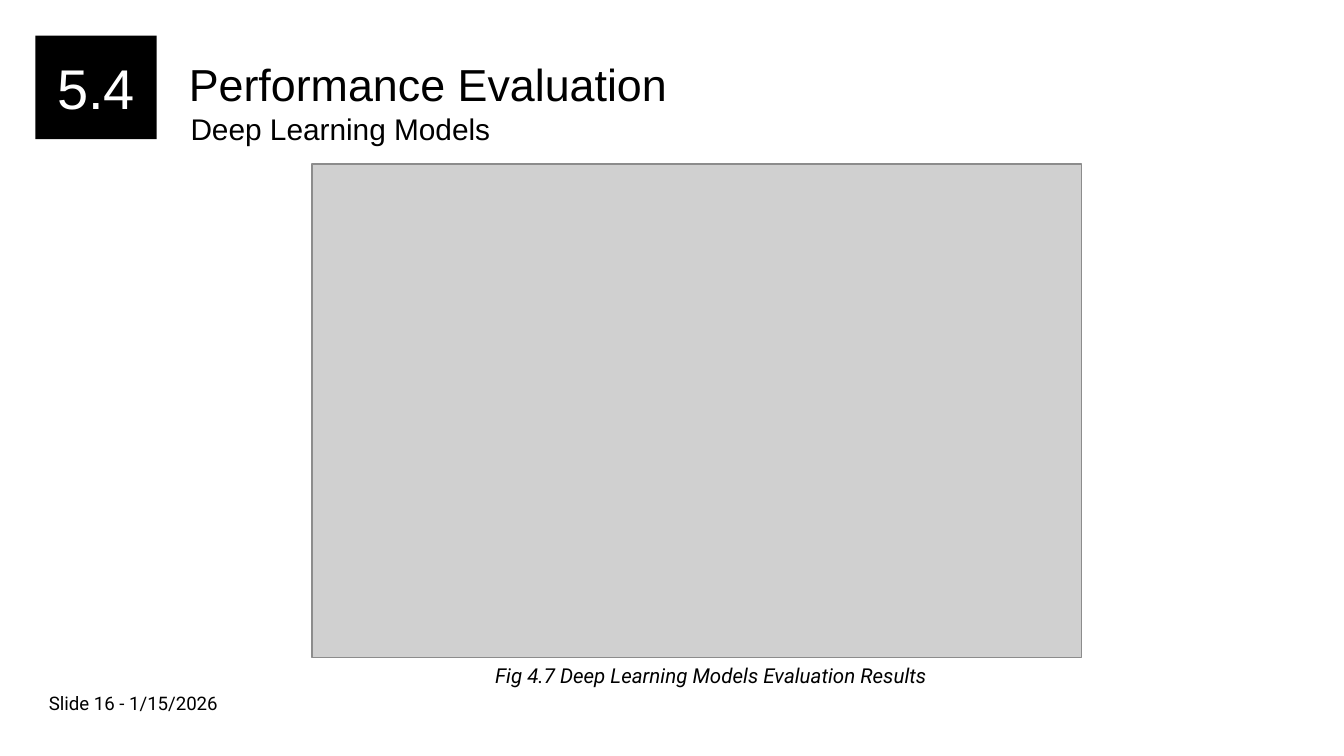
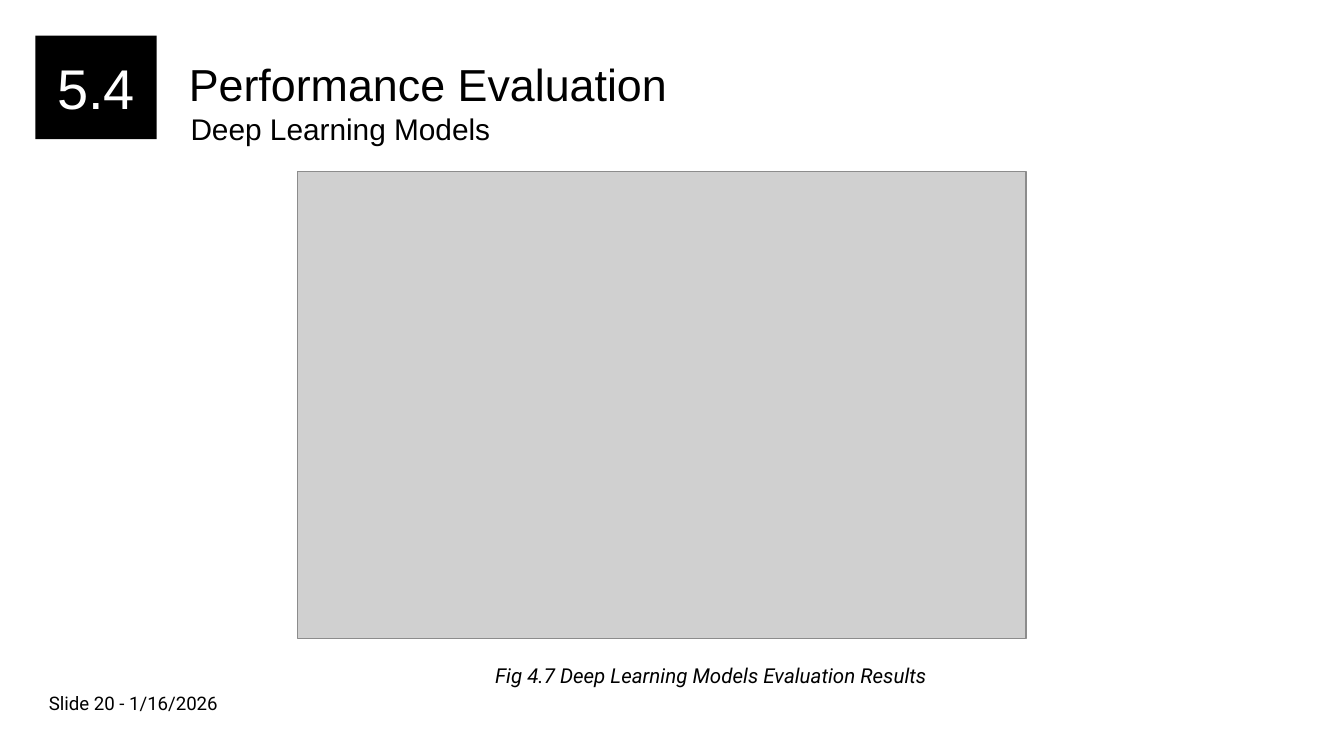
Before and after one commit to bikash0351/feeder, a slide deck: slide 23 of documentation/MW Load Presenation Final.pptx (slide 19 before the commit). Drawn at 1344x756 pixels with LibreOffice and Linux fonts; fonts in the diff are those of the drawing; grey boxes stand for pictures. Boxes give left, top, right and bottom in pixels: in the first picture for what was removed or moved away, otherwise in the second. Text is boxed around its words. In the diff, an @@ line names an element or a change of style, - is before the commit and + after.

```diff
--- a/documentation/MW Load Presenation Final.pptx
+++ b/documentation/MW Load Presenation Final.pptx
@@ picture: place and size @@
-picture at bbox=[312, 164, 1081, 657]
+picture at bbox=[298, 172, 1027, 640]
@@ text at bbox=[49, 696, 218, 711]: text changed @@
-Slide 16 - 1/15/2026
+Slide 20 - 1/16/2026
```
Also in this commit, not shown: 19 other slides changed, 4 slides added, 25 other files.
